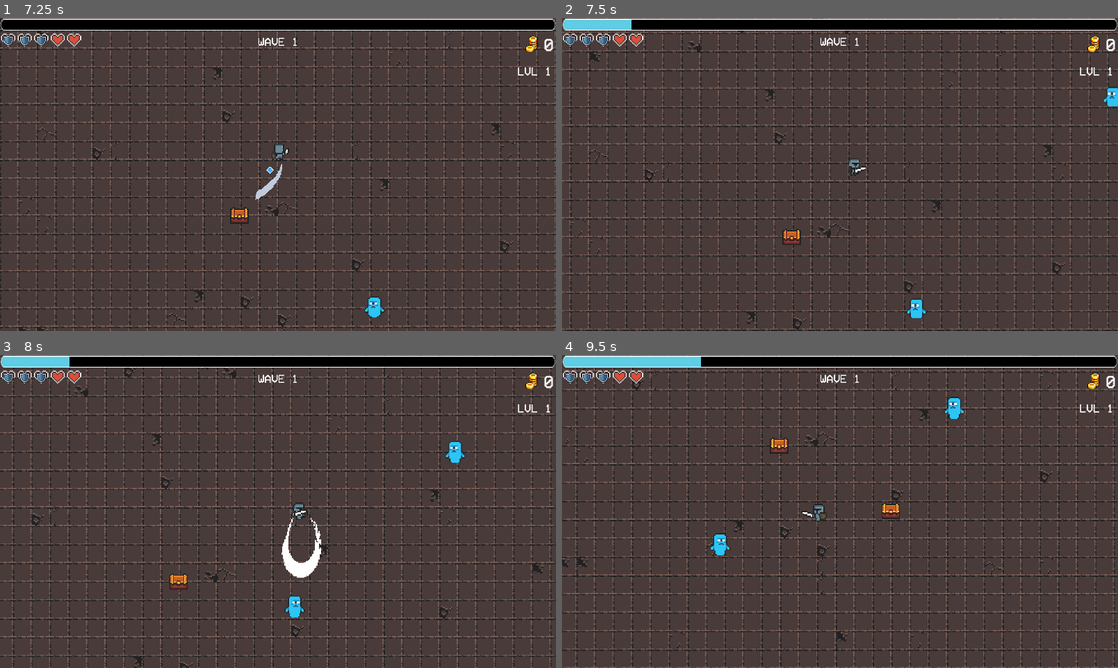
Above: before the commit, frames 1-4 (two rows, left to right).
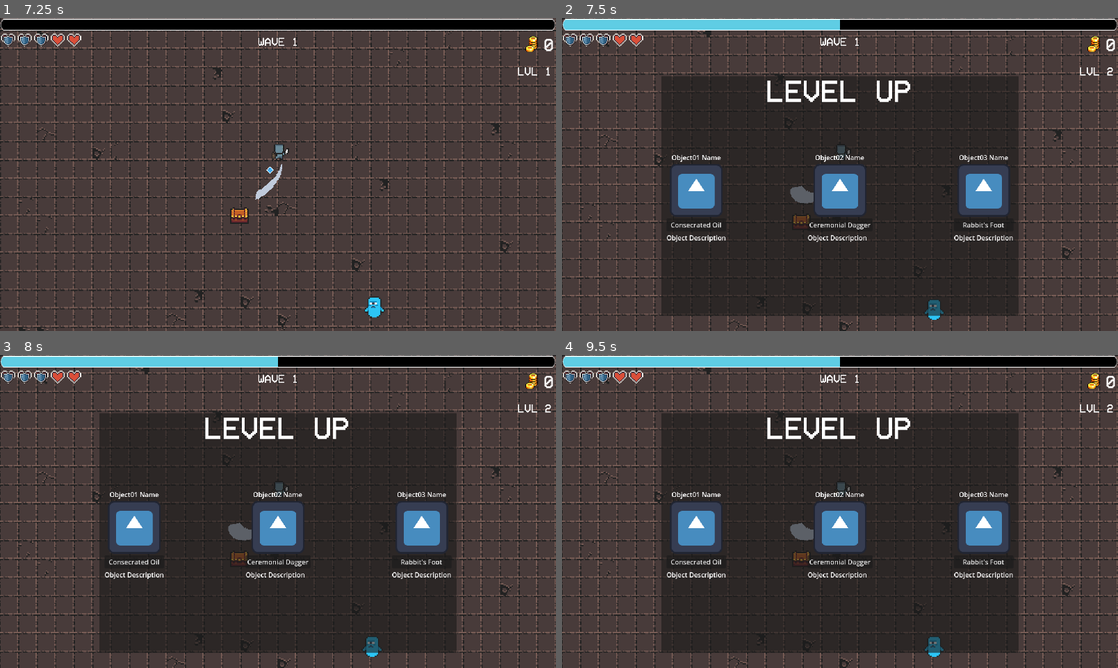
Above: after the commit, the same moments.

Repository: ErikpvDev/Proyecto-intermodular
Game: Godot game, scene res://Scenes/Game/game.tscn
Same seed, same stepped clock (60 frames per second), same inputs: the game is played once before the commit and once after it. The engine's default icon, where the game draws it, is replaced by a stand-in: a white triangle on a blue panel in a dark square.
Inputs:
- Up to frame 1 (7.25 s): tap Enter at 0.5 s; hold D (right) 0.53-1.28 s; tap Shift (dash) every 1.5 s from 0.6 to 6.6 s; hold S (down) 1.28-2.03 s; tap E (interact) every 1.5 s from 1.35 to 5.85 s; hold D (right) 2.03-2.78 s; hold W (up) 2.78-3.53 s; hold A (left) 3.53-5.03 s; hold S (down) 5.03-5.78 s; hold D (right) 5.78-6.53 s; hold W (up) from 6.53 s (still down)
- Up to frame 2 (7.5 s): release W (up) at 7.28 s; hold D (right) from 7.28 s (still down); tap E (interact) at 7.35 s
- Up to frame 3 (8 s): keep holding D (right)
- Up to frame 4 (9.5 s): release D (right) at 8.03 s; hold S (down) 8.03-8.78 s; tap Shift (dash) at 8.1 s; hold A (left) from 8.78 s (still down); tap E (interact) at 8.85 s

Frame 1 is identical in both runs. In frame 2, 54% of the frame differs, in the area x 0-100%, y 0-100%; in frame 3, 54%; in frame 4, 54%.

Commit message:
Objetos terminados
Los objetos son funcionales les falta la foto

Diff:
--- a/Scenes/Character/experience.gd
+++ b/Scenes/Character/experience.gd
@@ -1,6 +1,7 @@
 extends Node
 
-@export var exp_needed_lvl: int = 200
+#@export var exp_needed_lvl: int = 200
+@export var exp_needed_lvl: int = 2
 @onready var exp_bar: TextureProgressBar = $"../../UI/Exp/TextureProgressBar"
 @onready var exp_lvl_text: Label = $"../../UI/Exp/Label"
 var experience: float = 0
--- a/Scenes/Items/ItemManager.gd
+++ b/Scenes/Items/ItemManager.gd
@@ -11,9 +11,9 @@
 @export var legendary_items: Array[ItemData] = []
 
 func _ready():
-	load_from_folder("res://Scenes/Items/Common/", common_items)
-	load_from_folder("res://Scenes/Items/Rare/", rare_items)
-	load_from_folder("res://Scenes/Items/Legendary/", legendary_items)
+	load_from_folder("res://Scenes/Items/common/", common_items)
+	load_from_folder("res://Scenes/Items/rare/", rare_items)
+	load_from_folder("res://Scenes/Items/legendary/", legendary_items)
 
 	print("Items cargados: %d Comunes, %d Raros, %d Legendarios" % [common_items.size(), rare_items.size(), legendary_items.size()])
 
@@ -26,6 +26,15 @@
 		return rare_items.pick_random()
 	else:
 		return legendary_items.pick_random()
+
+func get_different_items(amount: int):
+	var item_array = []
+	var item_try
+	while (item_array.size() < amount):
+		item_try = get_item()
+		if (item_try not in item_array):
+			item_array.append(item_try)
+	return item_array
 
 # Función para leer de carpetas
 func load_from_folder(path: String, target_array: Array[ItemData]):
--- a/Scenes/Items/common/iron_medallion.tres
+++ b/Scenes/Items/common/iron_medallion.tres
@@ -1,6 +1,6 @@
 [gd_resource type="Resource" script_class="ItemData" load_steps=2 format=3 uid="uid://cw14axwnkgnkq"]
 
-[ext_resource type="Script" uid="uid://c81ijt53a2acl" path="res://Scenes/Upgrades/item_data.gd" id="1_uy5rq"]
+[ext_resource type="Script" uid="uid://c81ijt53a2acl" path="res://Scenes/Items/item_data.gd" id="1_uy5rq"]
 
 [resource]
 script = ExtResource("1_uy5rq")
--- a/Scenes/Items/common/leather_boots.tres
+++ b/Scenes/Items/common/leather_boots.tres
@@ -1,6 +1,6 @@
 [gd_resource type="Resource" script_class="ItemData" load_steps=2 format=3 uid="uid://b50ncm6vtwb5e"]
 
-[ext_resource type="Script" uid="uid://c81ijt53a2acl" path="res://Scenes/Upgrades/item_data.gd" id="1_72wns"]
+[ext_resource type="Script" uid="uid://c81ijt53a2acl" path="res://Scenes/Items/item_data.gd" id="1_72wns"]
 
 [resource]
 script = ExtResource("1_72wns")
--- a/Scenes/Items/common/light_gloves.tres
+++ b/Scenes/Items/common/light_gloves.tres
@@ -1,6 +1,6 @@
 [gd_resource type="Resource" script_class="ItemData" load_steps=2 format=3 uid="uid://mcupi1evt400"]
 
-[ext_resource type="Script" uid="uid://c81ijt53a2acl" path="res://Scenes/Upgrades/item_data.gd" id="1_ixoof"]
+[ext_resource type="Script" uid="uid://c81ijt53a2acl" path="res://Scenes/Items/item_data.gd" id="1_ixoof"]
 
 [resource]
 script = ExtResource("1_ixoof")
--- a/Scenes/Items/common/precision_scope.tres
+++ b/Scenes/Items/common/precision_scope.tres
@@ -1,6 +1,6 @@
 [gd_resource type="Resource" script_class="ItemData" load_steps=2 format=3 uid="uid://sstlmo0cscow"]
 
-[ext_resource type="Script" uid="uid://c81ijt53a2acl" path="res://Scenes/Upgrades/item_data.gd" id="1_w6auh"]
+[ext_resource type="Script" uid="uid://c81ijt53a2acl" path="res://Scenes/Items/item_data.gd" id="1_w6auh"]
 
 [resource]
 script = ExtResource("1_w6auh")
--- a/Scenes/Items/common/rabbits_foot.tres
+++ b/Scenes/Items/common/rabbits_foot.tres
@@ -1,6 +1,6 @@
 [gd_resource type="Resource" script_class="ItemData" load_steps=2 format=3 uid="uid://hrnj71affcx8"]
 
-[ext_resource type="Script" uid="uid://c81ijt53a2acl" path="res://Scenes/Upgrades/item_data.gd" id="1_mcv62"]
+[ext_resource type="Script" uid="uid://c81ijt53a2acl" path="res://Scenes/Items/item_data.gd" id="1_mcv62"]
 
 [resource]
 script = ExtResource("1_mcv62")
--- a/Scenes/Items/common/whetstone.tres
+++ b/Scenes/Items/common/whetstone.tres
@@ -1,6 +1,6 @@
 [gd_resource type="Resource" script_class="ItemData" load_steps=2 format=3 uid="uid://cuie3xwrec08v"]
 
-[ext_resource type="Script" uid="uid://c81ijt53a2acl" path="res://Scenes/Upgrades/item_data.gd" id="1_07fj8"]
+[ext_resource type="Script" uid="uid://c81ijt53a2acl" path="res://Scenes/Items/item_data.gd" id="1_07fj8"]
 
 [resource]
 script = ExtResource("1_07fj8")
--- a/Scenes/Items/legendary/broken_hourglass.tres
+++ b/Scenes/Items/legendary/broken_hourglass.tres
@@ -1,6 +1,6 @@
 [gd_resource type="Resource" script_class="ItemData" load_steps=2 format=3 uid="uid://deyupuuch1ls6"]
 
-[ext_resource type="Script" uid="uid://c81ijt53a2acl" path="res://Scenes/Upgrades/item_data.gd" id="1_jrvjf"]
+[ext_resource type="Script" uid="uid://c81ijt53a2acl" path="res://Scenes/Items/item_data.gd" id="1_jrvjf"]
 
 [resource]
 script = ExtResource("1_jrvjf")
--- a/Scenes/Items/legendary/ethereal_armor.tres
+++ b/Scenes/Items/legendary/ethereal_armor.tres
@@ -1,6 +1,6 @@
 [gd_resource type="Resource" script_class="ItemData" load_steps=2 format=3 uid="uid://dxlb4jaso0fg4"]
 
-[ext_resource type="Script" uid="uid://c81ijt53a2acl" path="res://Scenes/Upgrades/item_data.gd" id="1_wbny0"]
+[ext_resource type="Script" uid="uid://c81ijt53a2acl" path="res://Scenes/Items/item_data.gd" id="1_wbny0"]
 
 [resource]
 script = ExtResource("1_wbny0")
--- a/Scenes/Items/legendary/eye_of_the_blind_hunter.tres
+++ b/Scenes/Items/legendary/eye_of_the_blind_hunter.tres
@@ -1,6 +1,6 @@
 [gd_resource type="Resource" script_class="ItemData" load_steps=2 format=3 uid="uid://3e4qowfgg33l"]
 
-[ext_resource type="Script" uid="uid://c81ijt53a2acl" path="res://Scenes/Upgrades/item_data.gd" id="1_u85te"]
+[ext_resource type="Script" uid="uid://c81ijt53a2acl" path="res://Scenes/Items/item_data.gd" id="1_u85te"]
 
 [resource]
 script = ExtResource("1_u85te")
--- a/Scenes/Items/legendary/reins_of_the_ghost_steed.tres
+++ b/Scenes/Items/legendary/reins_of_the_ghost_steed.tres
@@ -1,6 +1,6 @@
 [gd_resource type="Resource" script_class="ItemData" load_steps=2 format=3 uid="uid://cypyo5yjybx5w"]
 
-[ext_resource type="Script" uid="uid://c81ijt53a2acl" path="res://Scenes/Upgrades/item_data.gd" id="1_fngp5"]
+[ext_resource type="Script" uid="uid://c81ijt53a2acl" path="res://Scenes/Items/item_data.gd" id="1_fngp5"]
 
 [resource]
 script = ExtResource("1_fngp5")
--- a/Scenes/Items/legendary/shard_of_pure_light.tres
+++ b/Scenes/Items/legendary/shard_of_pure_light.tres
@@ -1,6 +1,6 @@
 [gd_resource type="Resource" script_class="ItemData" load_steps=2 format=3 uid="uid://b427ee3pvo508"]
 
-[ext_resource type="Script" uid="uid://c81ijt53a2acl" path="res://Scenes/Upgrades/item_data.gd" id="1_slyyn"]
+[ext_resource type="Script" uid="uid://c81ijt53a2acl" path="res://Scenes/Items/item_data.gd" id="1_slyyn"]
 
 [resource]
 script = ExtResource("1_slyyn")
--- a/Scenes/Items/legendary/spiritists_lens.tres
+++ b/Scenes/Items/legendary/spiritists_lens.tres
@@ -1,6 +1,6 @@
 [gd_resource type="Resource" script_class="ItemData" load_steps=2 format=3 uid="uid://bvmueo3ywnoe1"]
 
-[ext_resource type="Script" uid="uid://c81ijt53a2acl" path="res://Scenes/Upgrades/item_data.gd" id="1_n42q2"]
+[ext_resource type="Script" uid="uid://c81ijt53a2acl" path="res://Scenes/Items/item_data.gd" id="1_n42q2"]
 
 [resource]
 script = ExtResource("1_n42q2")
--- a/Scenes/Items/rare/ceremonial_dagger.tres
+++ b/Scenes/Items/rare/ceremonial_dagger.tres
@@ -1,6 +1,6 @@
 [gd_resource type="Resource" script_class="ItemData" load_steps=2 format=3 uid="uid://dpuwr3o8axqjg"]
 
-[ext_resource type="Script" uid="uid://c81ijt53a2acl" path="res://Scenes/Upgrades/item_data.gd" id="1_4dn5c"]
+[ext_resource type="Script" uid="uid://c81ijt53a2acl" path="res://Scenes/Items/item_data.gd" id="1_4dn5c"]
 
 [resource]
 script = ExtResource("1_4dn5c")
--- a/Scenes/Items/rare/chalice_of_vitality.tres
+++ b/Scenes/Items/rare/chalice_of_vitality.tres
@@ -1,6 +1,6 @@
 [gd_resource type="Resource" script_class="ItemData" load_steps=2 format=3 uid="uid://bsgrha3nrwjfs"]
 
-[ext_resource type="Script" uid="uid://c81ijt53a2acl" path="res://Scenes/Upgrades/item_data.gd" id="1_al1x4"]
+[ext_resource type="Script" uid="uid://c81ijt53a2acl" path="res://Scenes/Items/item_data.gd" id="1_al1x4"]
 
 [resource]
 script = ExtResource("1_al1x4")
--- a/Scenes/Items/rare/consecrated_oil.tres
+++ b/Scenes/Items/rare/consecrated_oil.tres
@@ -1,6 +1,6 @@
 [gd_resource type="Resource" script_class="ItemData" load_steps=2 format=3 uid="uid://0dgkxvbsexjy"]
 
-[ext_resource type="Script" uid="uid://c81ijt53a2acl" path="res://Scenes/Upgrades/item_data.gd" id="1_un8g1"]
+[ext_resource type="Script" uid="uid://c81ijt53a2acl" path="res://Scenes/Items/item_data.gd" id="1_un8g1"]
 
 [resource]
 script = ExtResource("1_un8g1")
--- a/Scenes/Items/rare/shroud_of_mist.tres
+++ b/Scenes/Items/rare/shroud_of_mist.tres
@@ -1,6 +1,6 @@
 [gd_resource type="Resource" script_class="ItemData" load_steps=2 format=3 uid="uid://dhsybmxj785jo"]
 
-[ext_resource type="Script" uid="uid://c81ijt53a2acl" path="res://Scenes/Upgrades/item_data.gd" id="1_ikihn"]
+[ext_resource type="Script" uid="uid://c81ijt53a2acl" path="res://Scenes/Items/item_data.gd" id="1_ikihn"]
 
 [resource]
 script = ExtResource("1_ikihn")
--- a/Scenes/Items/rare/swift_rune_bracelet.tres
+++ b/Scenes/Items/rare/swift_rune_bracelet.tres
@@ -1,6 +1,6 @@
 [gd_resource type="Resource" script_class="ItemData" load_steps=2 format=3 uid="uid://b3xm705buod3o"]
 
-[ext_resource type="Script" uid="uid://c81ijt53a2acl" path="res://Scenes/Upgrades/item_data.gd" id="1_3alpm"]
+[ext_resource type="Script" uid="uid://c81ijt53a2acl" path="res://Scenes/Items/item_data.gd" id="1_3alpm"]
 
 [resource]
 script = ExtResource("1_3alpm")
--- a/Scenes/Items/rare/travelers_cloak.tres
+++ b/Scenes/Items/rare/travelers_cloak.tres
@@ -1,6 +1,6 @@
 [gd_resource type="Resource" script_class="ItemData" load_steps=2 format=3 uid="uid://dk43sm2ugk75o"]
 
-[ext_resource type="Script" uid="uid://c81ijt53a2acl" path="res://Scenes/Upgrades/item_data.gd" id="1_u0okj"]
+[ext_resource type="Script" uid="uid://c81ijt53a2acl" path="res://Scenes/Items/item_data.gd" id="1_u0okj"]
 
 [resource]
 script = ExtResource("1_u0okj")
--- a/Scenes/Menus/level_up_menu.gd
+++ b/Scenes/Menus/level_up_menu.gd
@@ -1,18 +1,38 @@
 extends Control
+
+@onready var contenedores = get_children()[0].get_children()[1].get_children()
+@onready var contenedor1 = contenedores[0]
+@onready var contenedor2 = contenedores[1]
+@onready var contenedor3 = contenedores[2]
+
+@onready var item1
+@onready var item2
+@onready var item3
+@onready var item_array = []
 
 signal item_selected
 
 func _ready() -> void:
+
 	hide()
 
-
 func show_menu():
+	get_items()
 	$AnimationPlayer.play("pop_in")
 	show()
 
+
+func get_items():
+	item_array = ItemManager.get_different_items(3)
+	item1 = item_array[0]
+	item2 = item_array[1]
+	item3 = item_array[2]
+	contenedor1.get_child(2).text = item1.name
+	contenedor2.get_child(2).text = item2.name
+	contenedor3.get_child(2).text = item3.name
+
 func _on_object_01_pressed() -> void:
 	emit_signal("item_selected")
-
 
 func _on_object_02_pressed() -> void:
 	emit_signal("item_selected")
Not shown, added: Scenes/Menus/level_up_menu.tscn3592789902.tmp
